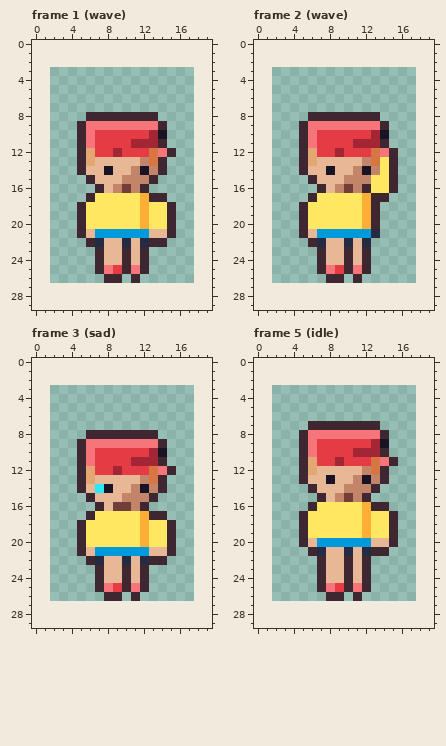
Pixel-art file: art/depths/kid@50.aseprite. This is how it looked before the edit.
16x24 pixels, 5 frames. Shown: frame 1 (wave), frame 2 (wave), frame 3 (sad), frame 5 (idle). The old version is drawn lined up with the new one, on the new canvas. The commit also changed other frames, which this record leaves out.
New version:
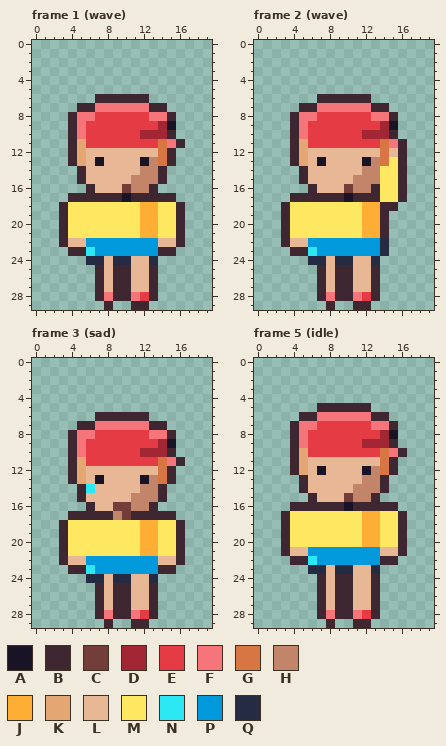
Palette (. is transparent): A #181425  B #3e2731  C #733e39  D #a22633  E #e43b44  F #f6757a  G #d77643  H #c28569  J #feae34  K #e4a672  L #e8b796  M #fee761  N #2ce8f5  P #0099db  Q #262b44
Difference:
canvas 16x24 -> 20x30, the old top-left corner now at 2,3
--- frame 1 (wave)
@@ x 0..19 @@
  5 ....................
- 6 ....................
- 7 ....................
- 8 ......BBBBBBBB......
- 9 .....BFFFFFFFFB.....
-10 .....BFEEEEEEDA.....
-11 .....BFEEEEDDDB.....
-12 .....BKEEDEEEGFB....
-13 .....BKLLLLLHGB.....
-14 .....BLLALLHAHB.....
-15 ......BLLLHHHB......
-16 .......BLHCHB.......
-17 ......BMMMMMJBB.....
-18 .....BMMMMMMJMMB....
-19 .....BMMMMMMJMMB....
-20 .....BMMMMMMJMMB....
-21 .....BLPPPPPPLLB....
-22 ......BQLLQLQBB.....
-23 .......BLLBLB.......
-24 .......BLLBLB.......
-25 .......BFEBFB.......
-26 ........BB.B........
-27 ....................
-28 ....................
-29 ....................
+ 6 .......BBBBBB.......
+ 7 .....BBFFFFFFBB.....
+ 8 ....BFFEEEEEEFFB....
+ 9 ....BFEEEEEEEEDA....
+10 ....BFEEEEEEDDDB....
+11 ....BKEEEEEEEEGFB...
+12 ....BKLLLLLLLLGB....
+13 ....BKLALLLLAHGB....
+14 .....BLLLLLLHHB.....
+15 .....BLLLLLHHHB.....
+16 ......BLLLCHHB......
+17 ....BBBBBBABBBBB....
+18 ...BMMMMMMMMJJMMB...
+19 ...BMMMMMMMMJJMMB...
+20 ...BMMMMMMMMJJMMB...
+21 ...BMMMMMMMMJJMMB...
+22 ...BLLPPPPPPPPLLB...
+23 ....BBNPPPPPPPBB....
+24 ......QQLQQLLQ......
+25 .......BLBBLLB......
+26 .......BLBBLLB......
+27 .......BLBBLLB......
+28 .......BFBBFEB......
+29 ........B..BB.......
--- frame 2 (wave)
@@ x 0..19 @@
  5 ....................
- 6 ....................
- 7 ....................
- 8 ......BBBBBBBB......
- 9 .....BFFFFFFFFB.....
-10 .....BFEEEEEEDA.....
-11 .....BFEEEEDDDB.....
-12 .....BKEEDEEEGFB....
-13 .....BKLLLLLHGMB....
-14 .....BLLALLHAHMB....
-15 ......BLLLHHHMMB....
-16 .......BLHCHBMMB....
-17 ......BMMMMMJBB.....
-18 .....BMMMMMMJB......
-19 .....BMMMMMMJB......
-20 .....BMMMMMMJB......
-21 .....BLPPPPPPQ......
-22 ......BQLLQLQ.......
-23 .......BLLBLB.......
-24 .......BLLBLB.......
-25 .......BFEBFB.......
-26 ........BB.B........
-27 ....................
-28 ....................
-29 ....................
+ 6 .......BBBBBB.......
+ 7 .....BBFFFFFFBB.....
+ 8 ....BFFEEEEEEFFB....
+ 9 ....BFEEEEEEEEDA....
+10 ....BFEEEEEEDDDB....
+11 ....BKEEEEEEEEGFB...
+12 ....BKLLLLLLLLGLB...
+13 ....BKLALLLLAHGMB...
+14 .....BLLLLLLHHMMB...
+15 .....BLLLLLHHHMMB...
+16 ......BLLLCHHBMMB...
+17 ....BBBBBBABBBMMB...
+18 ...BMMMMMMMMJJBB....
+19 ...BMMMMMMMMJJB.....
+20 ...BMMMMMMMMJJB.....
+21 ...BMMMMMMMMJJB.....
+22 ...BLLPPPPPPPPQ.....
+23 ....BBNPPPPPPPQ.....
+24 ......QQLQQLLQ......
+25 .......BLBBLLB......
+26 .......BLBBLLB......
+27 .......BLBBLLB......
+28 .......BFBBFEB......
+29 ........B..BB.......
--- frame 3 (sad)
@@ x 0..19 @@
  5 ....................
- 6 ....................
- 7 ....................
- 8 ......BBBBBBBB......
- 9 .....BFFFFFFFFB.....
-10 .....BFEEEEEEDA.....
-11 .....BFEEEEDDDB.....
-12 .....BKEEDEEEGFB....
-13 .....BKLLLLLHGB.....
-14 .....BLNALLHAHB.....
-15 ......BLLLHHHB......
-16 .......BLCCHB.......
-17 ......BMMMMMJBB.....
-18 .....BMMMMMMJMMB....
-19 .....BMMMMMMJMMB....
-20 .....BMMMMMMJMMB....
-21 .....BLPPPPPPLLB....
-22 ......BQLLQLQBB.....
-23 .......BLLBLB.......
-24 .......BLLBLB.......
-25 .......BFEBFB.......
-26 ........BB.B........
-27 ....................
-28 ....................
-29 ....................
+ 6 .......BBBBBB.......
+ 7 .....BBFFFFFFBB.....
+ 8 ....BFFEEEEEEFFB....
+ 9 ....BFEEEEEEEEDA....
+10 ....BFEEEEEEDDDB....
+11 ....BKEEEEEEEEGFB...
+12 ....BKLLLLLLLLGB....
+13 ....BKLALLLLAHGB....
+14 .....BNLLLLLHHB.....
+15 .....BLLLLLHHHB.....
+16 ......BLLCCHHB......
+17 ....BBBBBHCBBBBB....
+18 ...BMMMMMMMMJJMMB...
+19 ...BMMMMMMMMJJMMB...
+20 ...BMMMMMMMMJJMMB...
+21 ...BMMMMMMMMJJMMB...
+22 ...BLLPPPPPPPPLLB...
+23 ....BBNPPPPPPPBB....
+24 ......QQLQQLLQ......
+25 .......BLBBLLB......
+26 .......BLBBLLB......
+27 .......BLBBLLB......
+28 .......BFBBFEB......
+29 ........B..BB.......
--- frame 5 (idle)
@@ x 0..19 @@
  4 ....................
- 5 ....................
- 6 ....................
- 7 ......BBBBBBBB......
- 8 .....BFFFFFFFFB.....
- 9 .....BFEEEEEEDA.....
-10 .....BFEEEEDDDB.....
-11 .....BKEEDEEEGFB....
-12 .....BKLLLLLHGB.....
-13 .....BLLALLHAHB.....
-14 ......BLLLHHHB......
-15 .......BLHCHB.......
-16 ......BMMMMMJBB.....
-17 .....BMMMMMMJMMB....
-18 .....BMMMMMMJMMB....
-19 .....BMMMMMMJMMB....
-20 .....BLPPPPPPLLB....
-21 ......BQLLQLQBB.....
-22 .......BLLBLB.......
-23 .......BLLBLB.......
-24 .......BLLBLB.......
-25 .......BFEBFB.......
-26 ........BB.B........
-27 ....................
-28 ....................
-29 ....................
+ 5 .......BBBBBB.......
+ 6 .....BBFFFFFFBB.....
+ 7 ....BFFEEEEEEFFB....
+ 8 ....BFEEEEEEEEDA....
+ 9 ....BFEEEEEEDDDB....
+10 ....BKEEEEEEEEGFB...
+11 ....BKLLLLLLLLGB....
+12 ....BKLALLLLAHGB....
+13 .....BLLLLLLHHB.....
+14 .....BLLLLLHHHB.....
+15 ......BLLLCHHB......
+16 ....BBBBBBABBBBB....
+17 ...BMMMMMMMMJJMMB...
+18 ...BMMMMMMMMJJMMB...
+19 ...BMMMMMMMMJJMMB...
+20 ...BMMMMMMMMJJMMB...
+21 ...BLLPPPPPPPPLLB...
+22 ....BBNPPPPPPPBB....
+23 ......QQLQQLLQ......
+24 .......BLBBLLB......
+25 .......BLBBLLB......
+26 .......BLBBLLB......
+27 .......BLBBLLB......
+28 .......BFBBFEB......
+29 ........B..BB.......
Pixel boxes of the changes (left, top, right, bottom) in both pictures:
changed: (59, 94, 185, 310)
changed: (281, 94, 407, 310)
changed: (59, 412, 185, 628)
changed: (281, 403, 407, 628)
